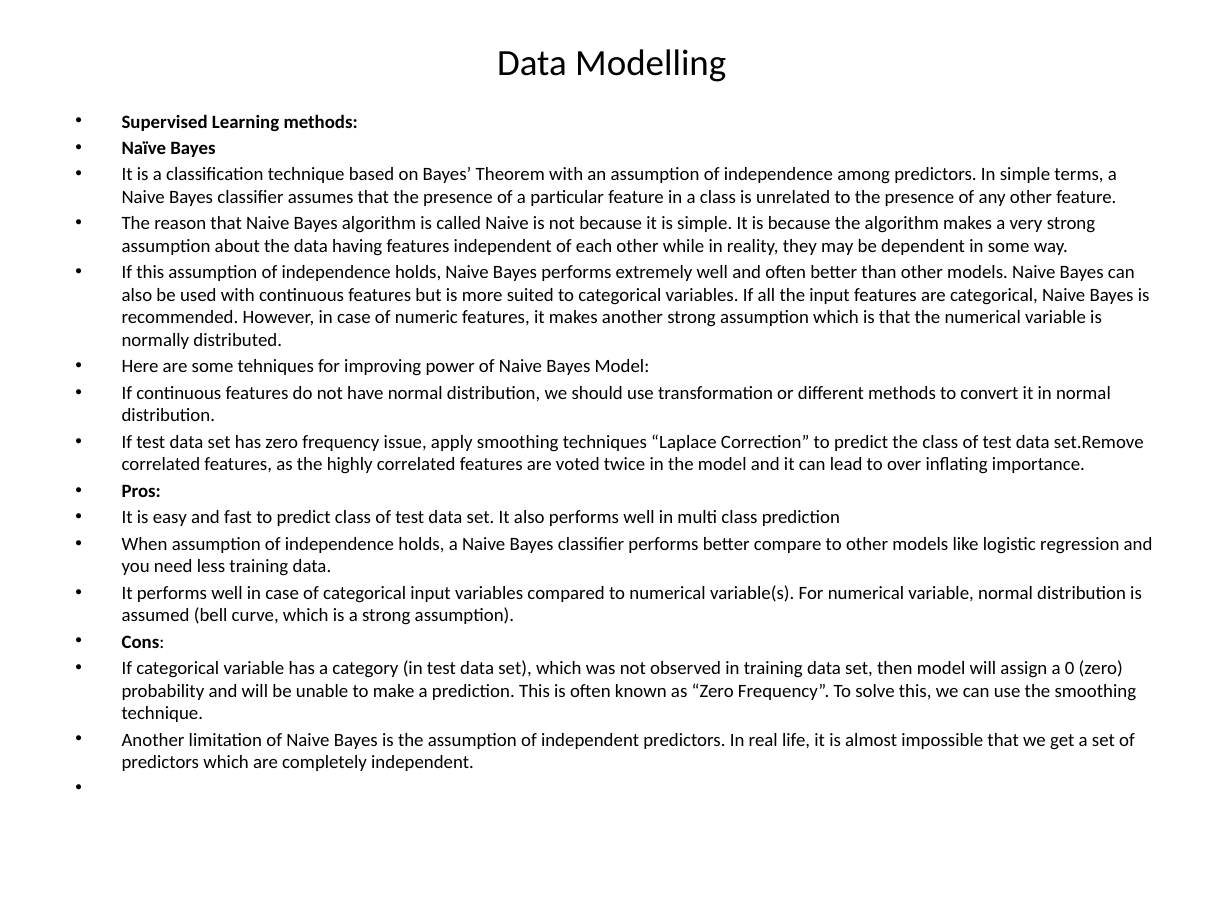
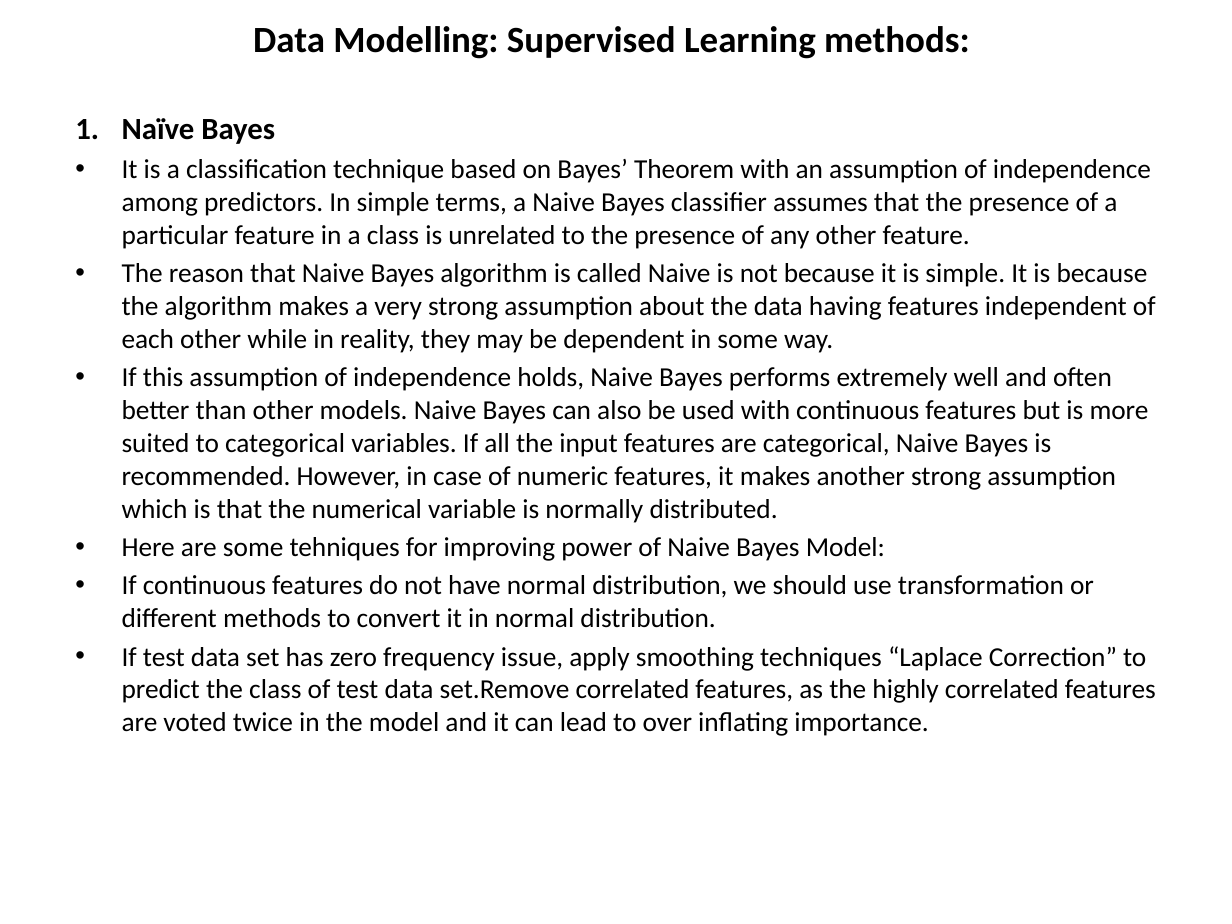
Before and after one commit to Prathyusha-Akundi/CMS_Hospital_Rating, a slide deck: slide 16 of CMS STAR-RATING.pptx. Drawn at 1232x924 pixels with LibreOffice and Linux fonts; fonts in the diff are those of the drawing. Boxes give left, top, right and bottom in pixels: in the first picture for what was removed or moved away, otherwise in the second. Text is boxed around its words. In the diff, an @@ line names an element or a change of style, - is before the commit and + after.

Commit message:
formatting

```diff
--- a/CMS STAR-RATING.pptx
+++ b/CMS STAR-RATING.pptx
@@ title at [253,26,970,59]: text changed; bold on @@
-Data Modelling
+Data Modelling: Supervised Learning methods:
@@ text "Naïve Bayes" at [122,118,1156,736]: size 11 to 18 pt in "Naïve Bayes"; size 11 to 16 pt; bullet • to 1.; more space between paragraphs @@
@@ text at [122,114,358,132]: paragraph removed @@
-• Supervised Learning methods:
@@ text at [122,484,1153,771]: paragraphs removed @@
-• Pros:
-• It is easy and fast to predict class of test data set. It also performs well in multi class prediction
-• When assumption of independence holds, a Naive Bayes classifier performs better compare to other models like logistic regression and you need less training data.
-• It performs well in case of categorical input variables compared to numerical variable(s). For numerical variable, normal distribution is assumed (bell curve, which is a strong assumption).
-• Cons:
-• If categorical variable has a category (in test data set), which was not observed in training data set, then model will assign a 0 (zero) probability and will be unable to make a prediction. This is often known as “Zero Frequency”. To solve this, we can use the smoothing technique.
-• Another limitation of Naive Bayes is the assumption of independent predictors. In real life, it is almost impossible that we get a set of predictors which are completely independent.
```
Also in this commit, not shown: 11 other slides changed, 3 slides added.
